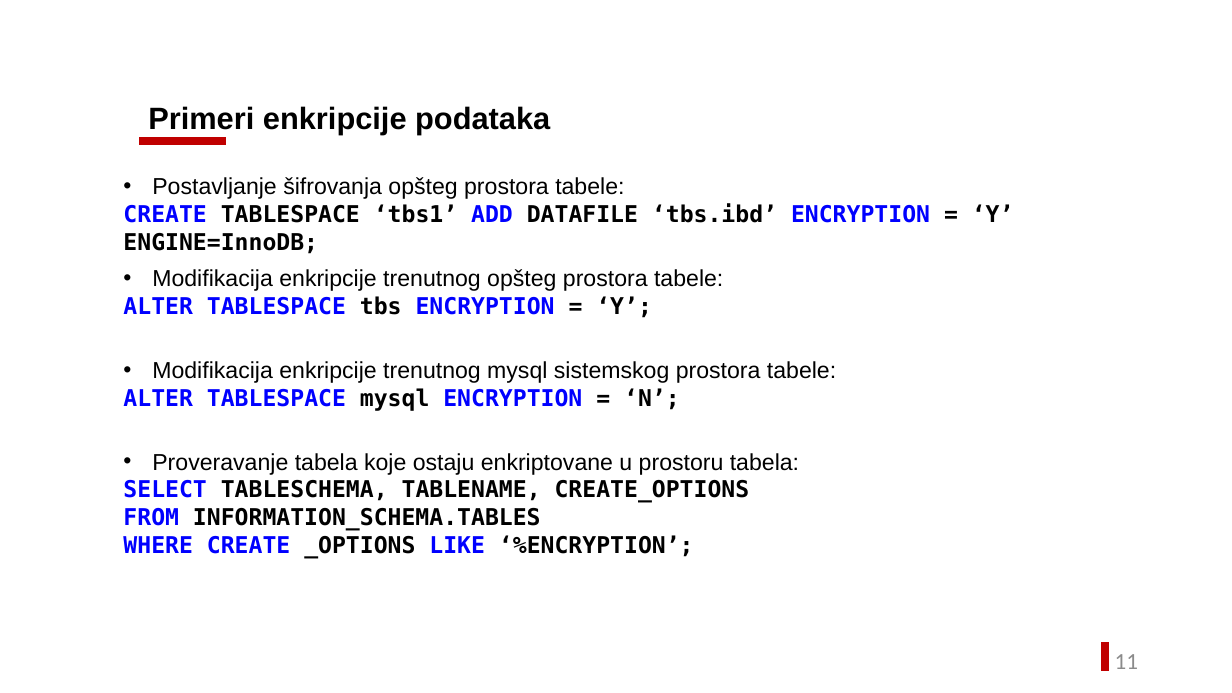
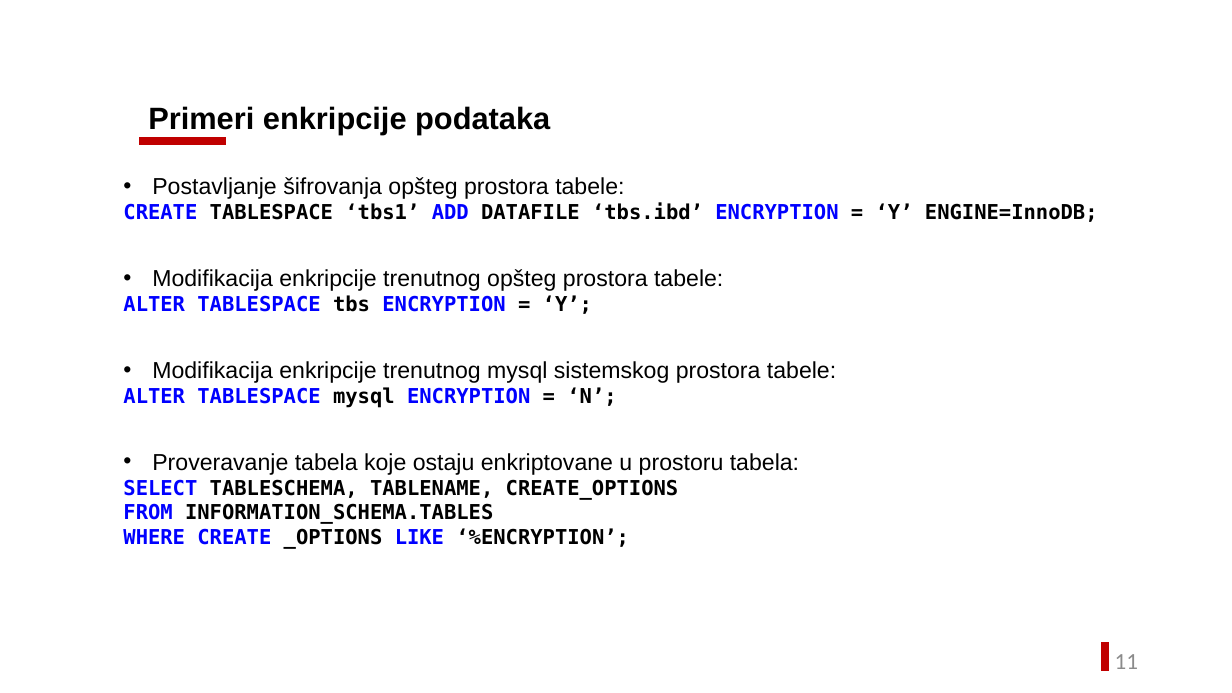
Before and after one commit to mixy98e/Sistemi-Baza-Podataka-Seminarski, a slide deck: slide 12 of Seminarski Rad 2/Milan Stankovic 1407 - Sistemi za upravljanje bazama podataka.pptx. Drawn at 1232x693 pixels with LibreOffice and Linux fonts; fonts in the diff are those of the drawing. Boxes give left, top, right and bottom in pixels: in the first picture for what was removed or moved away, otherwise in the second. Text is boxed around its words. In the diff, an @@ line names an element or a change of style, - is before the commit and + after.

```diff
--- a/Seminarski Rad 2/Milan Stankovic 1407 - Sistemi za upravljanje bazama podataka.pptx
+++ b/Seminarski Rad 2/Milan Stankovic 1407 - Sistemi za upravljanje bazama podataka.pptx
@@ text at (x1=123, y1=203, x2=1098, y2=222): size 18 to 16 pt in "CREATE TABLESPACE ‘tbs1’ ADD DATAFILE ‘tbs.ibd’ ENCRYPTION ..." @@
@@ text at (x1=123, y1=295, x2=592, y2=314): size 18 to 16 pt in "ALTER TABLESPACE tbs ENCRYPTION = ‘Y’;" @@
@@ text at (x1=123, y1=387, x2=616, y2=408): size 18 to 16 pt in "ALTER TABLESPACE mysql ENCRYPTION = ‘N’;" @@
@@ text at (x1=123, y1=479, x2=679, y2=549): size 18 to 16 pt in "SELECT TABLESCHEMA, TABLENAME, CREATE_OPTIONS", "FROM INFORMATION_SCHEMA.TABLES", "WHERE CREATE _OPTIONS LIKE ‘%ENCRYPTION’;" @@
```
Also in this commit, not shown: 2 other slides changed, 1 other file.
